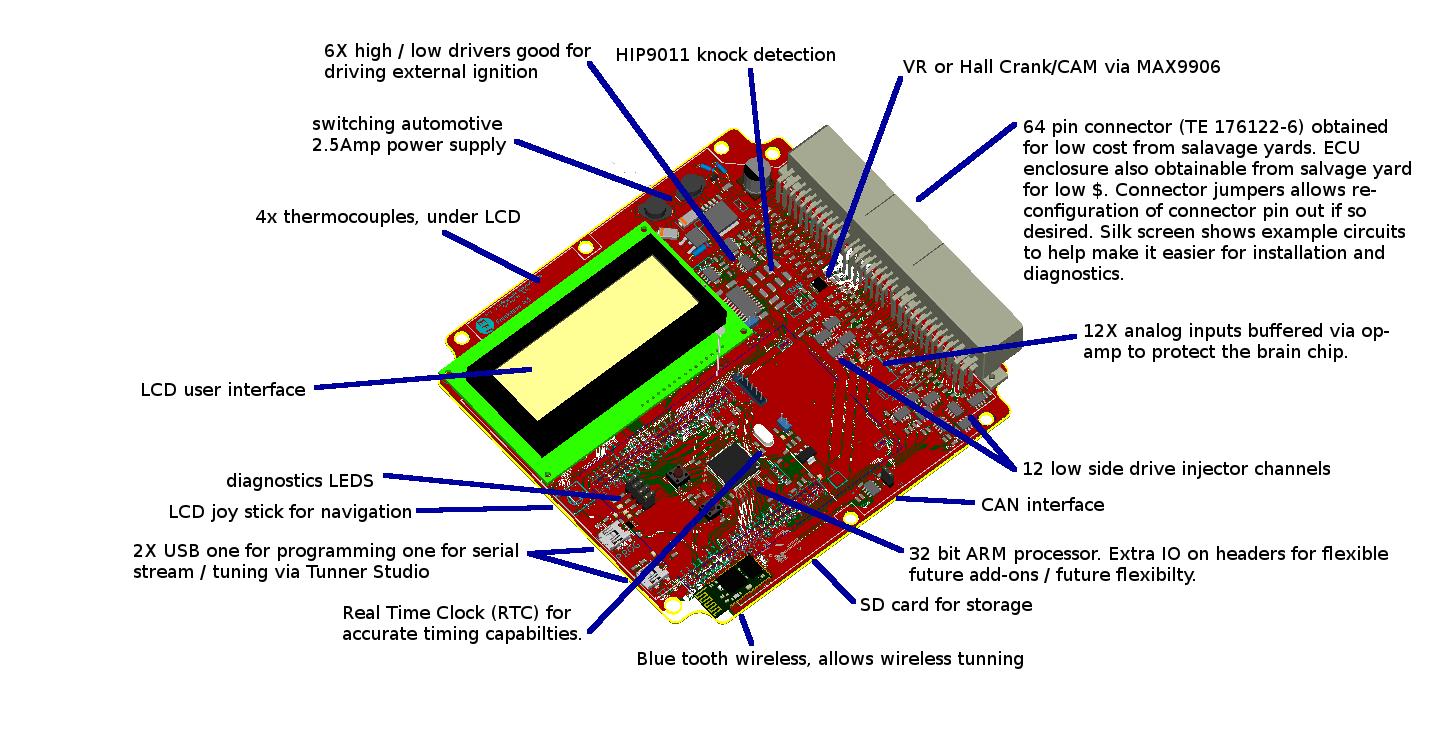
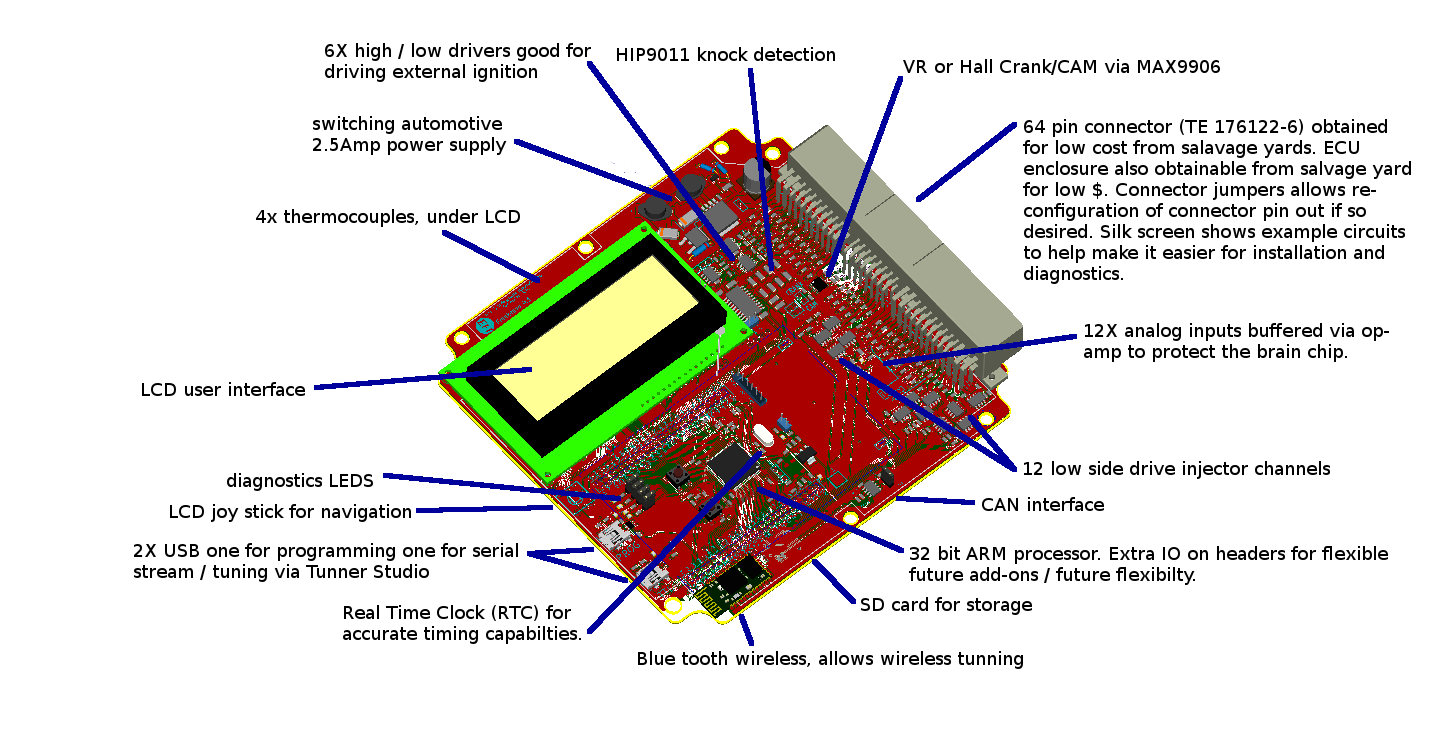
Layer changes from the first w=1434, h=755 image to the second:
painted on "frankenso_top-isometric.png" over [744, 157, 771, 181]
